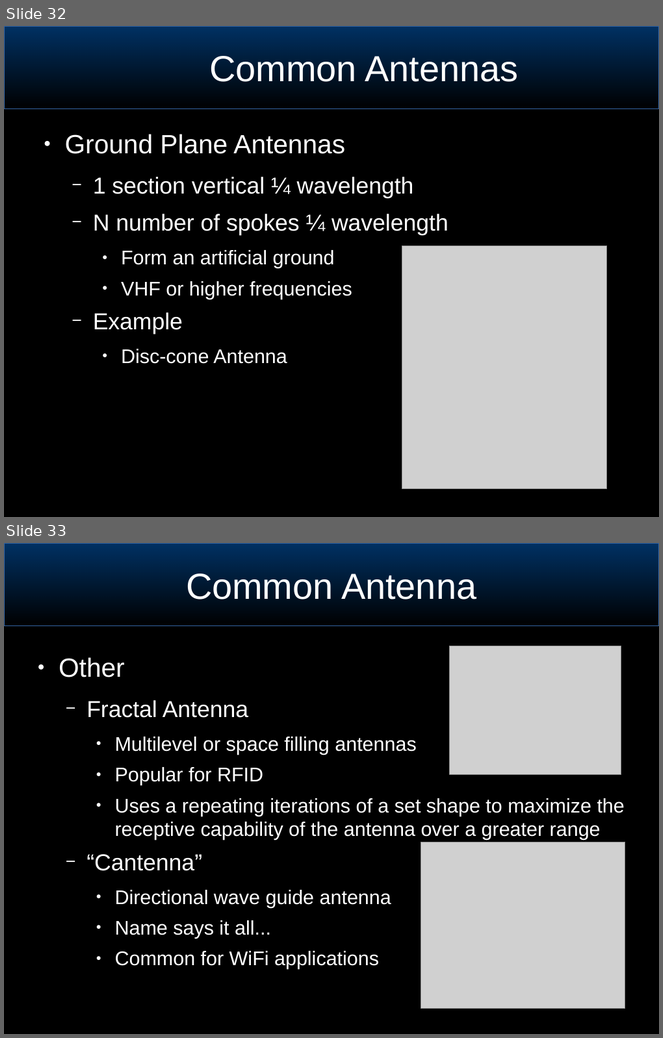
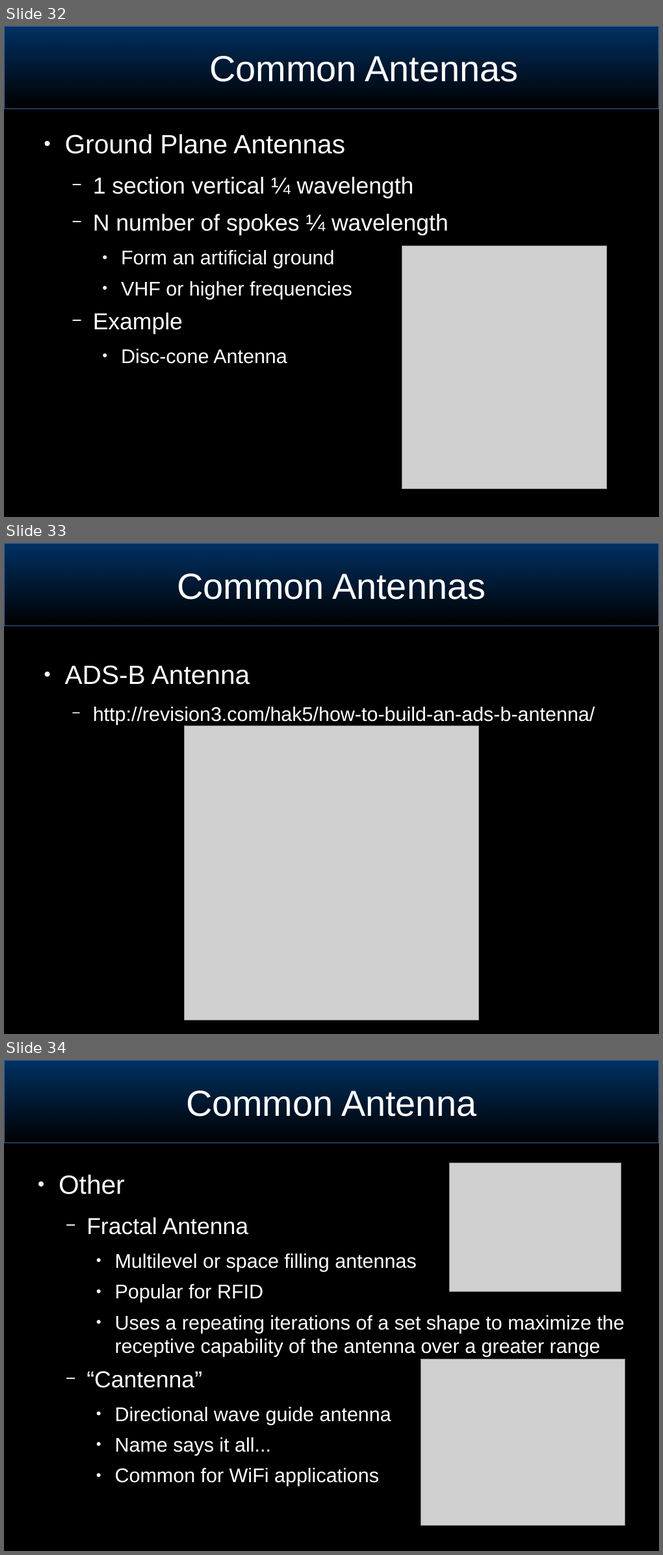
Before and after one commit to joeblankenship1/BRW_ANT_CLASS, a slide deck: BasicSignalsConcepts.odp. Shown one above the other, each under a label of ours: slides 32 and 33 before the commit, slides 32, 33 and 34 after it. The pictures are 663x1038 and 663x1555 pixels, drawn with LibreOffice and Linux fonts; fonts in the diff are those of the drawing; grey boxes stand for pictures; background and template pictures are left out. Boxes give left, top, right and bottom in pixels: in the first picture for what was removed or moved away, otherwise in the second. Text is boxed around its words. In the diff, an @@ line names an element or a change of style, - is before the commit and + after.

Commit message:
ADS-B antenna addition

```diff
--- a/BasicSignalsConcepts.odp
+++ b/BasicSignalsConcepts.odp
@@ slide 33 added at (4, 543, 659, 1034), background #000000; not listed: 1 template element that a slide beside it also shows @@
@@ title added at (177, 574, 486, 600), 44 pt, text #FFFFFF @@
+Common Antennas
@@ text added at (65, 665, 596, 725), 24 pt, text #FFFFFF @@
+● ADS-B Antenna
+  − http://revision3.com/hak5/how-to-build-an-ads-b-antenna/
@@ picture added at (185, 726, 479, 1021) @@
@@ what was slide 33 is now slide 34 @@
```
Also in this commit, not shown: 1 slide changed, 1 other file.
